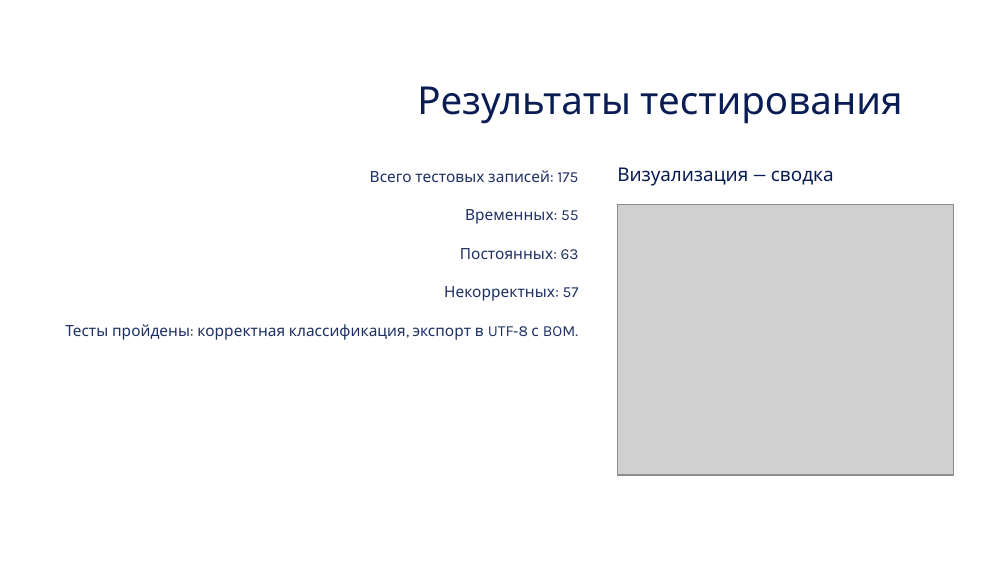
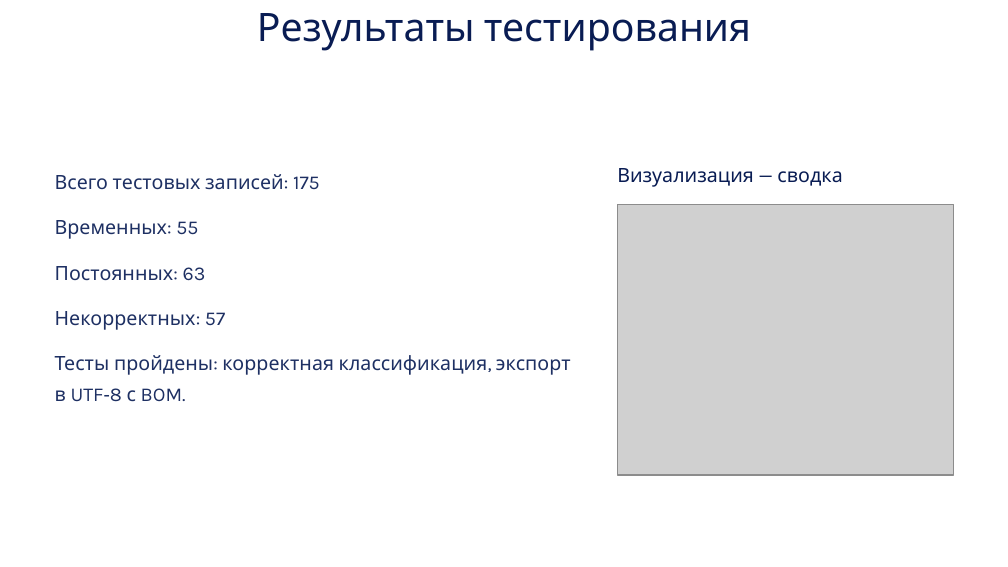
Before and after one commit to timzvorykin/TempMailChecker, a slide deck: slide 8 of Курсач презентация.pptx (slide 6 before the commit). Drawn at 1008x567 pixels with LibreOffice and Linux fonts; fonts in the diff are those of the drawing; grey boxes stand for pictures. Boxes give left, top, right and bottom in pixels: in the first picture for what was removed or moved away, otherwise in the second. Text is boxed around its words. In the diff, an @@ line names an element or a change of style, - is before the commit and + after.

```diff
--- a/Курсач презентация.pptx
+++ b/Курсач презентация.pptx
@@ text "Результаты тестирования": place and size @@
-text "Результаты тестирования" at (417,86,902,124)
+text "Результаты тестирования" at (257,13,751,51)
@@ text "Результаты тестирования" at (257,13,751,51): size 27.5 to 28 pt; alignment right to centre @@
@@ text "Всего тестовых записей: 175" at (55,174,571,402): size 11 to 14 pt; alignment right to left @@
@@ text "Визуализация — сводка" at (617,168,842,187): size 13.5 to 14 pt @@
```
Also in this commit, not shown: 6 other slides changed, 2 slides added.
